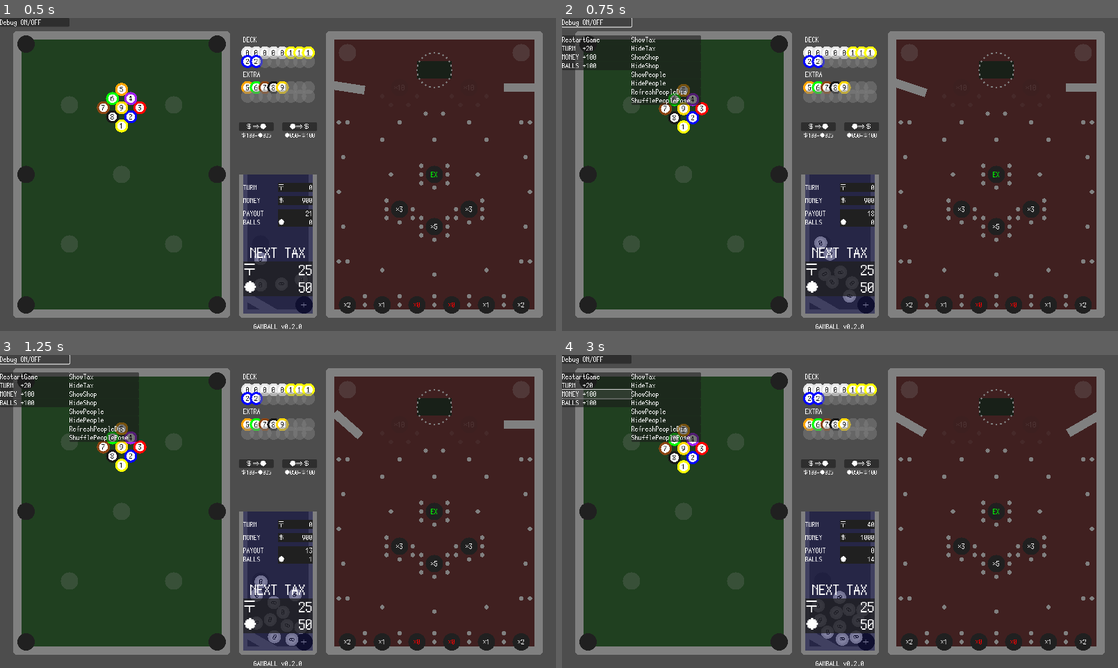
Above: before the commit, frames 1-4 (two rows, left to right).
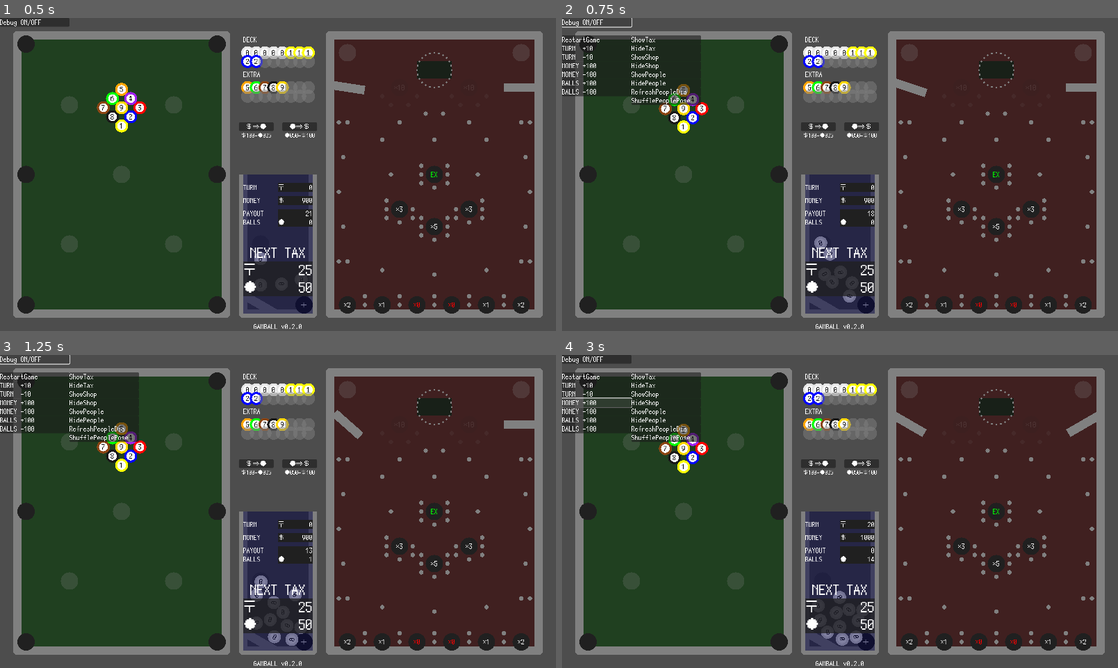
Above: after the commit, the same moments.

Repository: kamikoloss/gamball
Game: Godot game, scene res://scenes/game.tscn
Two runs of this game, one before a commit and one after it. Both use one fixed random seed, a clock stepped at 60 frames per second and the inputs below.
Inputs (mouse positions are in pixels of both pictures, inside the frame that each line leads up to):
- Up to frame 1 (0.5 s): no input
- Up to frame 2 (0.75 s): click "Debug ON/OFF" at 0.5 s
- Up to frame 3 (1.25 s): no input
- Up to frame 4 (3 s): click (595, 386) at 1.25 s, where only the run before the commit has a clickable "TURN +20"; click (595, 386) at 2 s, where only the run after the commit has a clickable "TURN +10"; click "MONEY +100" at 2.75 s

Frame 1 is identical in both runs. In frame 2, 0.4% of the frame differs, in the area x 0-7%, y 8-26%; in frame 3, 0.4%; in frame 4, 0.6%, in the area x 0-56%, y 8-55%.

Commit message:
デバッグ機能を強化した

Diff:
--- a/scenes/game.tscn
+++ b/scenes/game.tscn
@@ -2512,19 +2512,22 @@
 horizontal_alignment = 1
 vertical_alignment = 1
 
-[node name="UIDebug" type="Control" parent="." node_paths=PackedStringArray("_debug_button", "_debug_window", "_game", "_game_ui", "_bunny", "_restart_game_button", "_turn_add_button", "_money_add_button", "_balls_add_button", "_show_tax_button", "_hide_tax …(164 unchanged characters)…
+[node name="UIDebug" type="Control" parent="." node_paths=PackedStringArray("_game", "_game_ui", "_bunny", "_debug_button", "_debug_window", "_restart_game_button", "_turn_plus_button", "_turn_minus_button", "_money_plus_button", "_money_minus_button", "_balls_plus_button", "_balls_minus_button", "_show_tax_button", "_hide_tax …(164 unchanged characters)…
 layout_mode = 3
 anchors_preset = 0
 script = ExtResource("16_cuefl")
-_debug_button = NodePath("Debug")
-_debug_window = NodePath("DebugWindow")
 _game = NodePath("..")
 _game_ui = NodePath("../UI")
 _bunny = NodePath("../UI/People/Bunny")
+_debug_button = NodePath("Debug")
+_debug_window = NodePath("DebugWindow")
 _restart_game_button = NodePath("DebugWindow/RestartGame")
-_turn_add_button = NodePath("DebugWindow/Turn+")
-_money_add_button = NodePath("DebugWindow/Money+")
-_balls_add_button = NodePath("DebugWindow/Balls+")
+_turn_plus_button = NodePath("DebugWindow/TurnPlus")
+_turn_minus_button = NodePath("DebugWindow/TurnMinus")
+_money_plus_button = NodePath("DebugWindow/MoneyPlus")
+_money_minus_button = NodePath("DebugWindow/MoneyMinus")
+_balls_plus_button = NodePath("DebugWindow/BallsPlus")
+_balls_minus_button = NodePath("DebugWindow/BallsMinus")
 _show_tax_button = NodePath("DebugWindow/ShowTax")
 _hide_tax_button = NodePath("DebugWindow/HideTax")
 _show_shop_button = NodePath("DebugWindow/ShowShop")
@@ -2570,55 +2573,103 @@
 text = "RestartGame"
 vertical_alignment = 1
 
-[node name="Turn+" type="Button" parent="UIDebug/DebugWindow"]
+[node name="TurnPlus" type="Button" parent="UIDebug/DebugWindow"]
 layout_mode = 0
 offset_top = 60.0
 offset_right = 160.0
 offset_bottom = 80.0
 theme_override_fonts/font = ExtResource("10_w3wxc")
 
-[node name="Label" type="Label" parent="UIDebug/DebugWindow/Turn+"]
+[node name="Label" type="Label" parent="UIDebug/DebugWindow/TurnPlus"]
 layout_mode = 0
 offset_right = 640.0
 offset_bottom = 80.0
 scale = Vector2(0.25, 0.25)
 theme_override_fonts/font = ExtResource("10_w3wxc")
 theme_override_font_sizes/font_size = 64
-text = "TURN  +20"
-vertical_alignment = 1
-
-[node name="Money+" type="Button" parent="UIDebug/DebugWindow"]
-layout_mode = 0
+text = "TURN  +10"
+vertical_alignment = 1
+
+[node name="TurnMinus" type="Button" parent="UIDebug/DebugWindow"]
 offset_top = 80.0
 offset_right = 160.0
 offset_bottom = 100.0
 theme_override_fonts/font = ExtResource("10_w3wxc")
 
-[node name="Label" type="Label" parent="UIDebug/DebugWindow/Money+"]
+[node name="Label" type="Label" parent="UIDebug/DebugWindow/TurnMinus"]
 layout_mode = 0
 offset_right = 640.0
 offset_bottom = 80.0
 scale = Vector2(0.25, 0.25)
 theme_override_fonts/font = ExtResource("10_w3wxc")
 theme_override_font_sizes/font_size = 64
-text = "MONEY +100"
-vertical_alignment = 1
-
-[node name="Balls+" type="Button" parent="UIDebug/DebugWindow"]
+text = "TURN  -10"
+vertical_alignment = 1
+
+[node name="MoneyPlus" type="Button" parent="UIDebug/DebugWindow"]
 layout_mode = 0
 offset_top = 100.0
 offset_right = 160.0
 offset_bottom = 120.0
 theme_override_fonts/font = ExtResource("10_w3wxc")
 
-[node name="Label" type="Label" parent="UIDebug/DebugWindow/Balls+"]
+[node name="Label" type="Label" parent="UIDebug/DebugWindow/MoneyPlus"]
 layout_mode = 0
 offset_right = 640.0
 offset_bottom = 80.0
 scale = Vector2(0.25, 0.25)
 theme_override_fonts/font = ExtResource("10_w3wxc")
 theme_override_font_sizes/font_size = 64
+text = "MONEY +100"
+vertical_alignment = 1
+
+[node name="MoneyMinus" type="Button" parent="UIDebug/DebugWindow"]
+offset_top = 120.0
+offset_right = 160.0
+offset_bottom = 140.0
+theme_override_fonts/font = ExtResource("10_w3wxc")
+
+[node name="Label" type="Label" parent="UIDebug/DebugWindow/MoneyMinus"]
+layout_mode = 0
+offset_right = 640.0
+offset_bottom = 80.0
+scale = Vector2(0.25, 0.25)
+theme_override_fonts/font = ExtResource("10_w3wxc")
+theme_override_font_sizes/font_size = 64
+text = "MONEY -100"
+vertical_alignment = 1
+
+[node name="BallsPlus" type="Button" parent="UIDebug/DebugWindow"]
+layout_mode = 0
+offset_top = 140.0
+offset_right = 160.0
+offset_bottom = 160.0
+theme_override_fonts/font = ExtResource("10_w3wxc")
+
+[node name="Label" type="Label" parent="UIDebug/DebugWindow/BallsPlus"]
+layout_mode = 0
+offset_right = 640.0
+offset_bottom = 80.0
+scale = Vector2(0.25, 0.25)
+theme_override_fonts/font = ExtResource("10_w3wxc")
+theme_override_font_sizes/font_size = 64
 text = "BALLS +100"
+vertical_alignment = 1
+
+[node name="BallsMinus" type="Button" parent="UIDebug/DebugWindow"]
+offset_top = 160.0
+offset_right = 160.0
+offset_bottom = 180.0
+theme_override_fonts/font = ExtResource("10_w3wxc")
+
+[node name="Label" type="Label" parent="UIDebug/DebugWindow/BallsMinus"]
+layout_mode = 0
+offset_right = 640.0
+offset_bottom = 80.0
+scale = Vector2(0.25, 0.25)
+theme_override_fonts/font = ExtResource("10_w3wxc")
+theme_override_font_sizes/font_size = 64
+text = "BALLS -100"
 vertical_alignment = 1
 
 [node name="ShowTax" type="Button" parent="UIDebug/DebugWindow"]
--- a/scripts/game.gd
+++ b/scripts/game.gd
@@ -223,9 +223,9 @@
 	# TODO: JSON に逃がす
 	var dialogue_list = [
 		"GAMBALL は近未来のバーチャルハイリスクハイリターンギャンブルだよ！",
-		"ゲームを続けたいなら定期的にプレイ料を払ってね。真ん中の下らへんに出てるやつ。￥は MONEY で●は BALLS だよ。",
+		"ゲームを続けたいなら定期的にプレイ料を払ってね。真ん中の下らへんに出てるやつ。",
 		"ビリヤードポケットに入った玉はパチンコ盤面上に出現するよ。",
-		"水色の ?? ってなってる玉は他の玉にぶつかると有効化されるんだ。有効化されてない玉はビリヤードポケットに落ちるとなくなるから気をつけてね！",
+		"水色の ?? ってなってる玉は他の玉にぶつかる前にビリヤードポケットに落ちるとなくなるから気をつけてね！",
 	]
 	_game_ui.refresh_dialogue_label(dialogue_list.pick_random())
 
--- a/scripts/game_ui_debug.gd
+++ b/scripts/game_ui_debug.gd
@@ -1,18 +1,21 @@
 class_name GameUiDebug
 extends Control
-
-
-@export var _debug_button: Button
-@export var _debug_window: Control
 
 @export var _game: Game
 @export var _game_ui: GameUi
 @export var _bunny: Bunny
 
+@export var _debug_button: Button
+@export var _debug_window: Control
+
 @export var _restart_game_button: Button
-@export var _turn_add_button: Button
-@export var _money_add_button: Button
-@export var _balls_add_button: Button
+@export var _turn_plus_button: Button
+@export var _turn_minus_button: Button
+@export var _money_plus_button: Button
+@export var _money_minus_button: Button
+@export var _balls_plus_button: Button
+@export var _balls_minus_button: Button
+
 @export var _show_tax_button: Button
 @export var _hide_tax_button: Button
 @export var _show_shop_button: Button
@@ -33,12 +36,16 @@
 
 func _ready() -> void:
 	_debug_window.visible = false
+	_debug_button.pressed.connect(func(): _debug_window.visible = not _debug_window.visible)
 
 	_restart_game_button.pressed.connect(func(): _game.restart_game())
-	_turn_add_button.pressed.connect(func(): _game.turn += 20)
-	_money_add_button.pressed.connect(func(): _game.money += 100)
-	_balls_add_button.pressed.connect(func(): _game.balls += 100)
-	_debug_button.pressed.connect(func(): _debug_window.visible = not _debug_window.visible)
+	_turn_plus_button.pressed.connect(func(): _game.turn += 10)
+	_turn_minus_button.pressed.connect(func(): _game.turn -= 10)
+	_money_plus_button.pressed.connect(func(): _game.money += 100)
+	_money_minus_button.pressed.connect(func(): _game.money -= 100)
+	_balls_plus_button.pressed.connect(func(): _game.balls += 100)
+	_balls_minus_button.pressed.connect(func(): _game.balls -= 100)
+
 	_show_tax_button.pressed.connect(func(): _game_ui.show_tax_window())
 	_hide_tax_button.pressed.connect(func(): _game_ui.hide_tax_window())
 	_show_shop_button.pressed.connect(func(): _game_ui.show_shop_window())
